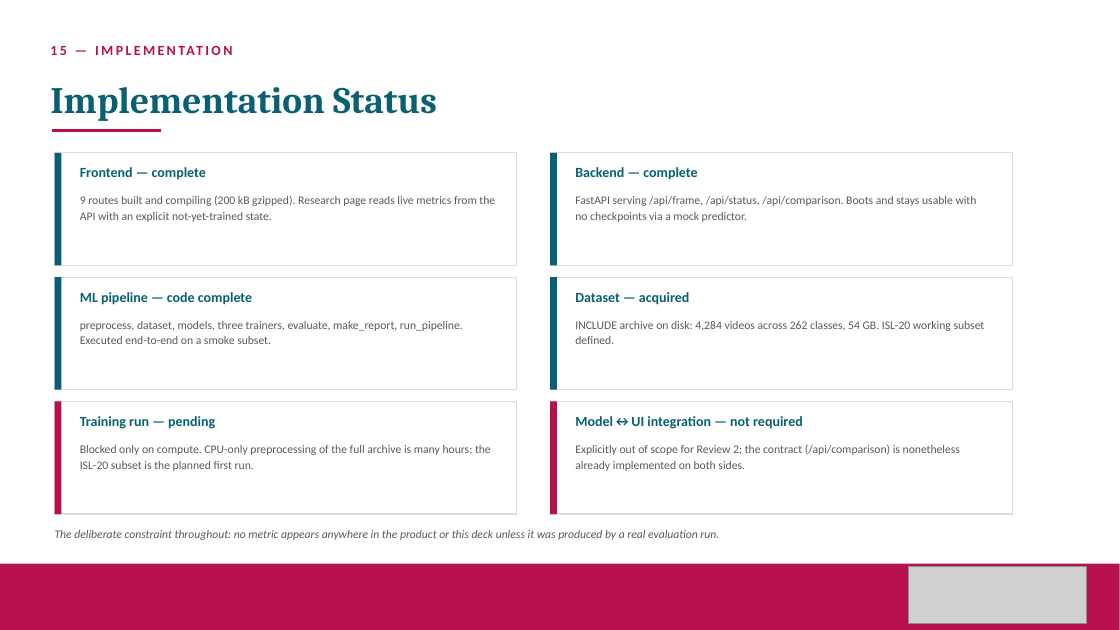
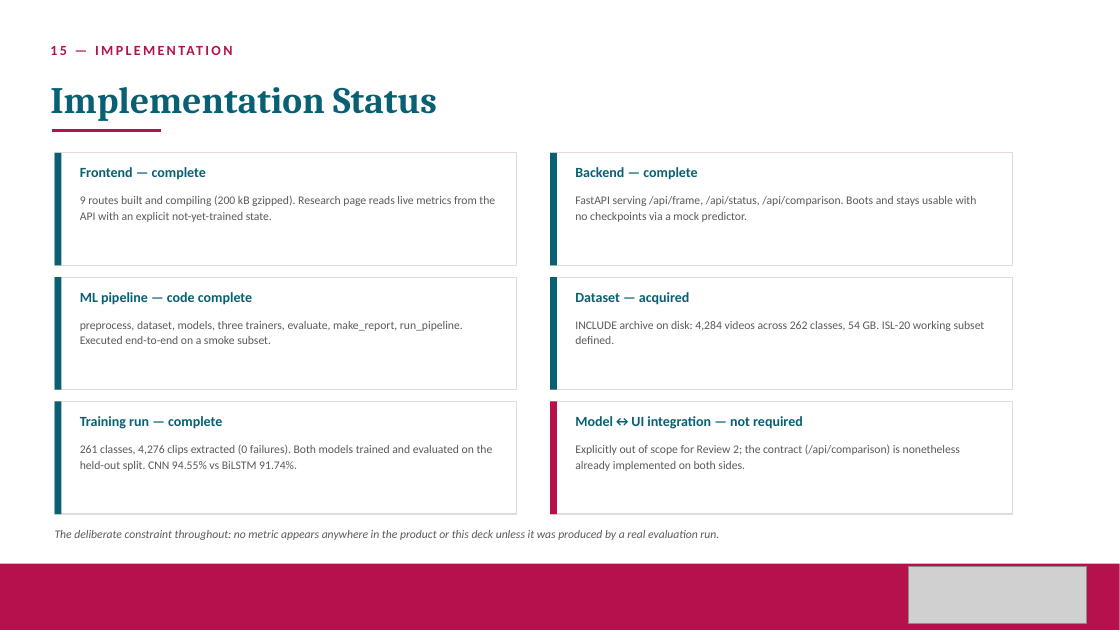
Before and after one commit to Radha-Krishna-19/Silent-Voice, a slide deck: slide 28 of Silent_Voice_Case_Study_v3_Review2.pptx. Drawn at 1120x630 pixels with LibreOffice and Linux fonts; fonts in the diff are those of the drawing; grey boxes stand for pictures. Boxes give left, top, right and bottom in pixels: in the first picture for what was removed or moved away, otherwise in the second. Text is boxed around its words. In the diff, an @@ line names an element or a change of style, - is before the commit and + after.

```diff
--- a/Silent_Voice_Case_Study_v3_Review2.pptx
+++ b/Silent_Voice_Case_Study_v3_Review2.pptx
@@ rectangle at (55,402,61,514): fill #B6114D to #086072 @@
@@ text at (80,416,222,429): text changed @@
-Training run — pending
+Training run — complete
@@ text at (80,444,493,471): text changed @@
-Blocked only on compute. CPU-only preprocessing of the full archive is many hours; the ISL-20 subset is the planned first run.
+261 classes, 4,276 clips extracted (0 failures). Both models trained and evaluated on the held-out split. CNN 94.55% vs BiLSTM 91.74%.
```
Also in this commit, not shown: 1 other slide changed, 1 other file.
